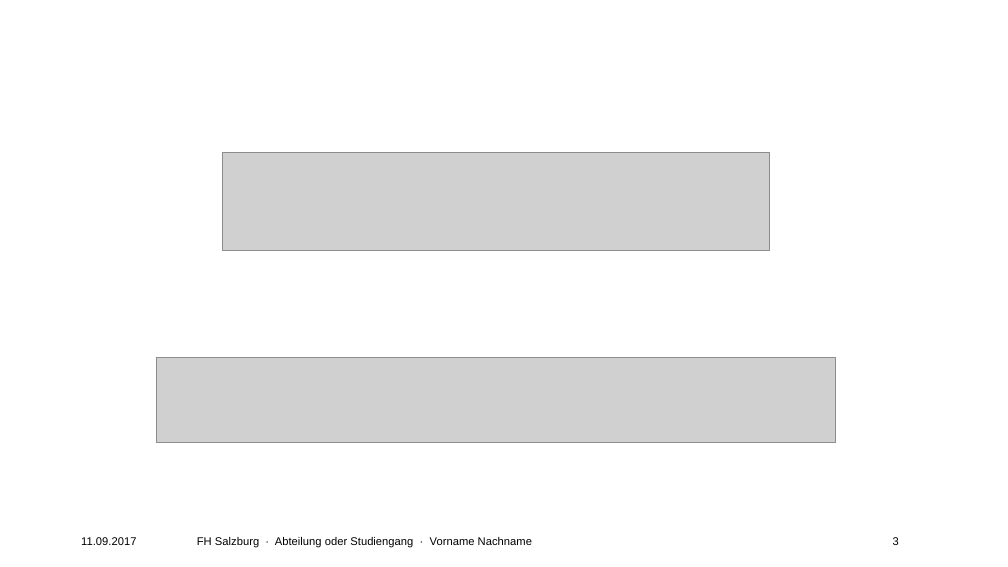
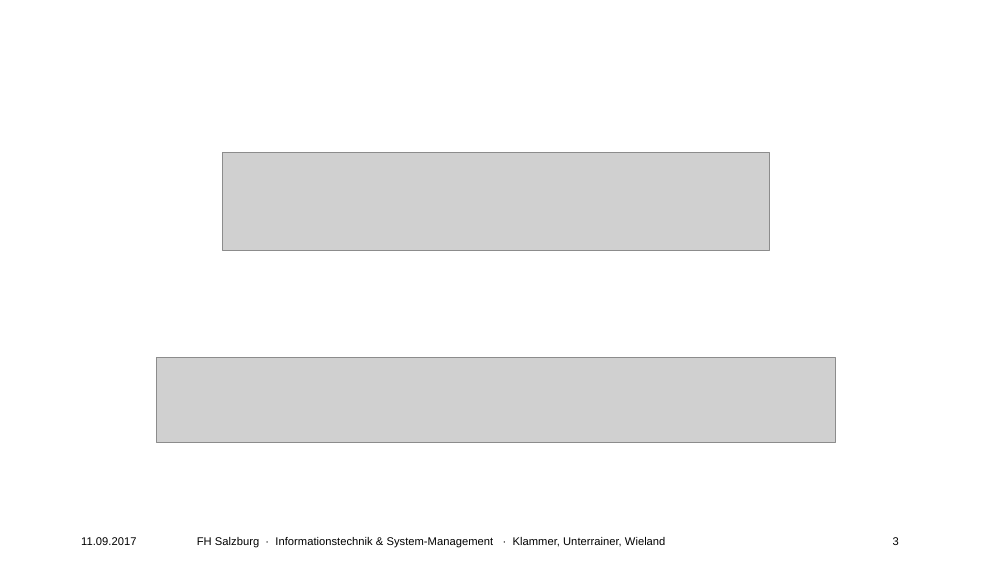
Before and after one commit to reikla/RD-Project, a slide deck: slide 3 of Projektplanung/Endabgabedokumente/R&D-Endpraesentation - work in progress.pptx. Drawn at 1008x567 pixels with LibreOffice and Linux fonts; fonts in the diff are those of the drawing; grey boxes stand for pictures; background and template pictures are left out. Boxes give left, top, right and bottom in pixels: in the first picture for what was removed or moved away, otherwise in the second. Text is boxed around its words. In the diff, an @@ line names an element or a change of style, - is before the commit and + after.

```diff
--- a/Projektplanung/Endabgabedokumente/R&D-Endpraesentation - work in progress.pptx
+++ b/Projektplanung/Endabgabedokumente/R&D-Endpraesentation - work in progress.pptx
@@ text at (197,537,666,547): text changed @@
-FH Salzburg · Abteilung oder Studiengang · Vorname Nachname
+FH Salzburg · Informationstechnik & System-Management · Klammer, Unterrainer, Wieland
```
Also in this commit, not shown: 7 other slides changed, 1 slide added.
